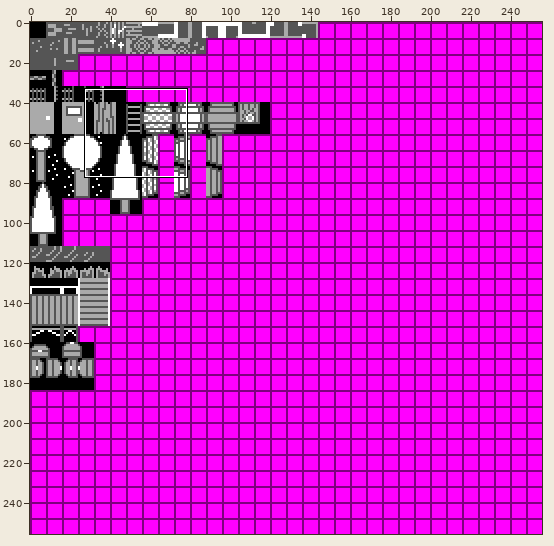
Sprite sheet: res/Tiles/tile_sheet.png. The picture above shows the old version from afar; the outline marks the close-up.
Close-up. The starting point:
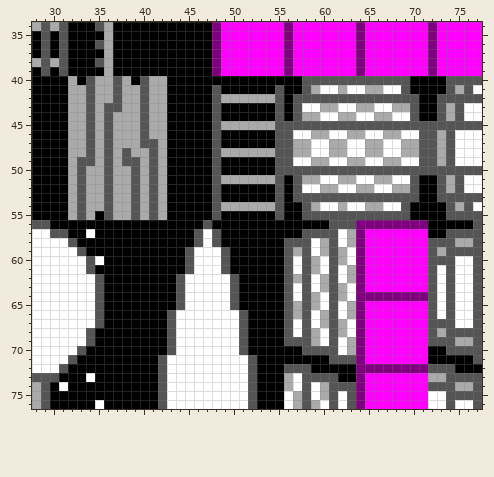
The file is 256x256 pixels. Colours within 5 levels of each other are drawn and written as one. Shown: x 28..77, y 34..76.
The same view after the edit:
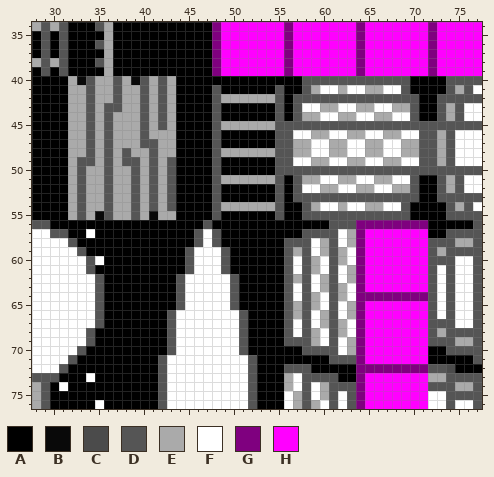
Palette (. is transparent): A #000000  B #090909  C #4b4b4b  D #555555  E #aaaaaa  F #ffffff  G #7f007f  H #ff00ff
The edit:
y 40: x 33 A -> B; x 39 A -> B; x 42..43 EA -> DE
y 41..45: x 42..43 EA -> DE
y 46..48: x 43 A -> E
y 49..54: x 43 A -> D
y 55: x 35 A -> B; x 41 D -> B; x 43 A -> E
y 72: x 74 D -> C
